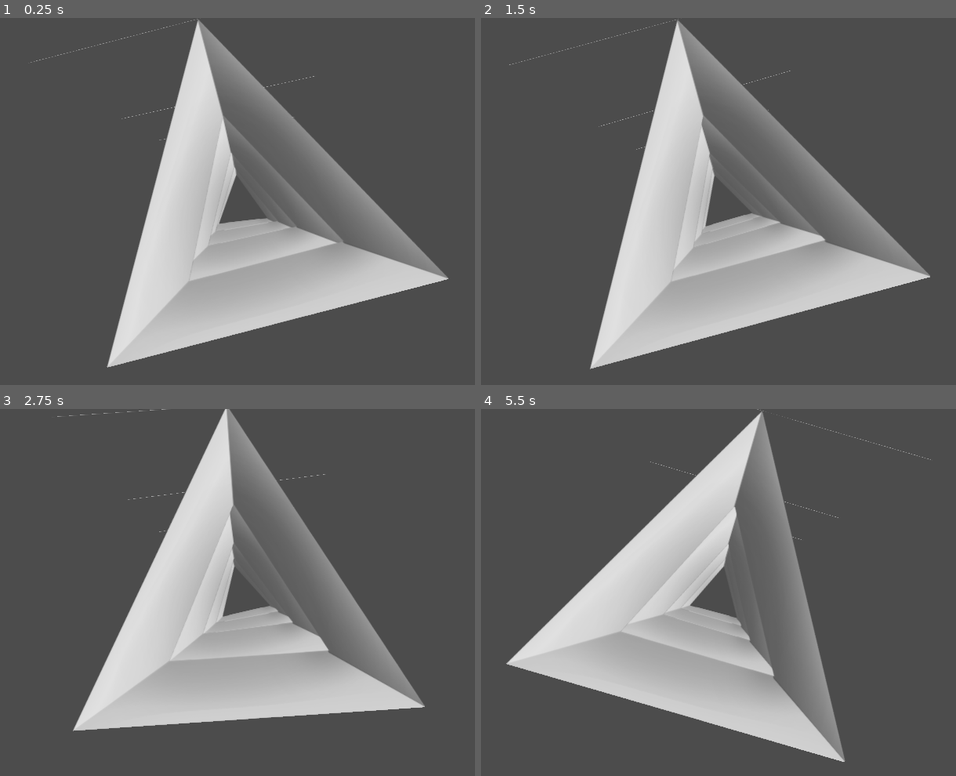
Above: before the commit, frames 1-4 (two rows, left to right).
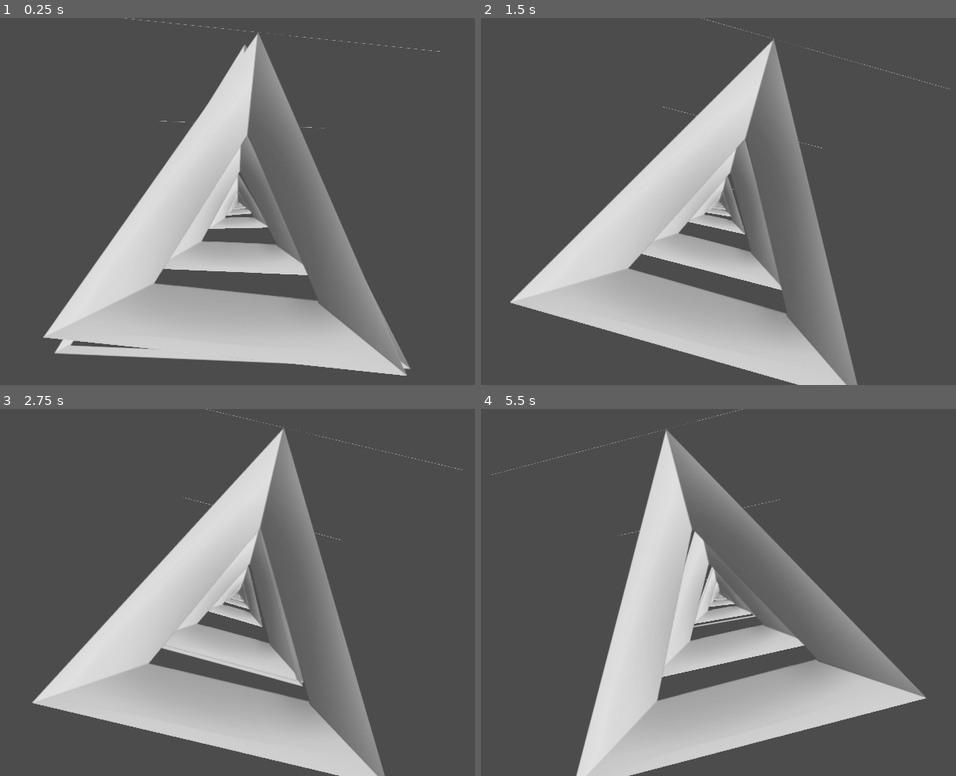
Above: after the commit, the same moments.

Repository: DavidZwitser/GMTK-Jam-2020
Game: Godot game, scene res://Scenes/Main.tscn
Same seed, same stepped clock (60 frames per second), same inputs: the game is played once before the commit and once after it.
Inputs (mouse positions are in pixels of both pictures, inside the frame that each line leads up to):
- Up to frame 1 (0.25 s): no input
- Up to frame 2 (1.5 s): move the mouse to (856, 183) at 0.52 s; hold Space (beatClick) 0.53-1.25 s; click (856, 183) at 0.67 s; drag from (595, 219) to (690, 274) at 1.27 s
- Up to frame 3 (2.75 s): move the mouse to (299, 511) at 2.02 s; hold Space (beatClick) from 2.03 s (still down); click (299, 511) at 2.17 s
- Up to frame 4 (5.5 s): release Space (beatClick) at 2.75 s; drag from (690, 665) to (533, 537) at 2.77 s; move the mouse to (908, 647) at 3.52 s; hold Space (beatClick) 3.53-4.25 s; click (908, 647) at 3.67 s; drag from (533, 537) to (623, 500) at 4.27 s; move the mouse to (751, 592) at 5.02 s; hold Space (beatClick) from 5.03 s (still down); click (751, 592) at 5.17 s

The runs differ from the first frame. In frame 1, 27% of the frame differs, in the area x 6-95%, y 0-98%; in frame 2, 30%, in the area x 5-99%, y 0-100%; in frame 3, 25%; in frame 4, 30%.

Commit message:
Added score

Diff:
--- a/Objects/BeatOutline.tscn
+++ b/Objects/BeatOutline.tscn
@@ -10,5 +10,9 @@
 "speed": 5.0
 } ]
 
-[node name="BeatOutline" type="AnimatedSprite3D"]
+[node name="Outline" type="Spatial"]
+
+[node name="AnimatedSprite3D" type="AnimatedSprite3D" parent="."]
+transform = Transform( 1, 0, 0, 0, 1, 0, 0, 0, 1, 0, 1.95633, 0 )
+layers = 2
 frames = SubResource( 1 )
--- a/Objects/Triangle.tscn
+++ b/Objects/Triangle.tscn
@@ -1,7 +1,6 @@
-[gd_scene load_steps=4 format=2]
+[gd_scene load_steps=3 format=2]
 
 [ext_resource path="res://Images/driehoek_test.png" type="Texture" id=1]
-[ext_resource path="res://Scripts/TriangleBehaviour.gd" type="Script" id=2]
 
 [sub_resource type="SpriteFrames" id=1]
 animations = [ {
@@ -11,7 +10,9 @@
 "speed": 5.0
 } ]
 
-[node name="Triangle" type="AnimatedSprite3D"]
-transform = Transform( 1, 0, 0, 0, 1, 0, 0, 0, 1, 0, 1.82387, 0 )
+[node name="Spatial" type="Spatial"]
+
+[node name="AnimatedSprite3D" type="AnimatedSprite3D" parent="."]
+transform = Transform( 1, 0, 0, 0, 1, 0, 0, 0, 1, 0, 2.40842, 0 )
+layers = 4
 frames = SubResource( 1 )
-script = ExtResource( 2 )
--- a/Scenes/Main.tscn
+++ b/Scenes/Main.tscn
@@ -1,16 +1,36 @@
-[gd_scene load_steps=3 format=2]
+[gd_scene load_steps=6 format=2]
 
 [ext_resource path="res://Objects/Triangle.tscn" type="PackedScene" id=1]
 [ext_resource path="res://Scripts/World.gd" type="Script" id=2]
+[ext_resource path="res://Objects/BeatOutline.tscn" type="PackedScene" id=3]
+[ext_resource path="res://Scripts/BeatOutline.gd" type="Script" id=4]
+[ext_resource path="res://Objects/ClickHandeler.tscn" type="PackedScene" id=5]
 
 [node name="Main" type="Spatial"]
 
 [node name="Wereld" type="Spatial" parent="."]
+transform = Transform( 1, 0, 0, 0, 1, 0, 0, 0, 1, -0.0360794, 0.0946531, -0.0161333 )
 script = ExtResource( 2 )
+amountOfTriangels = 15
 Triangle = ExtResource( 1 )
+depthScale = 3
 rotationSpeed = 0.734
 rotationOffset = 0.222
 rotationAmplitude = 0.289
 
+[node name="Spatial" parent="Wereld" instance=ExtResource( 1 )]
+transform = Transform( 1, 0, 0, 0, 1, 0, 0, 0, 1, -0.809456, 0.257507, 15.8315 )
+visible = false
+
+[node name="BeatOutline" parent="Wereld" instance=ExtResource( 3 )]
+transform = Transform( 1, 0, 0, 0, 1, 0, 0, 0, 1, 0.0142746, -0.038249, -3.35763 )
+script = ExtResource( 4 )
+
 [node name="Camera" type="Camera" parent="."]
-transform = Transform( 1, 0, 0, 0, 1, 0, 0, 0, 1, 0, 0, 15.6801 )
+transform = Transform( 1, 0, 0, 0, 1, 0, 0, 0, 1, 0, 2.08705, 7.44705 )
+fov = 109.688
+size = 80.2462
+far = 8192.0
+
+[node name="ClickHandeler" parent="." instance=ExtResource( 5 )]
+[connection signal="beatReleaseSignal" from="ClickHandeler" to="Wereld" method="_on_ClickHandeler_beatReleaseSignal"]
--- a/Scripts/BeatOutline.gd
+++ b/Scripts/BeatOutline.gd
@@ -1,27 +1,26 @@
-extends AnimatedSprite3D
+extends Spatial
 
 
 export var speed: float = .5
-export var maxScale: float = 1
+var currentSpeed: float
+export var maxZ: float = -500
 
-var cScale: float = 1
 # Called when the node enters the scene tree for the first time.
 func _ready():
 	resetScale()
 
 func resetScale():
-	cScale = maxScale
-	updateScale()
+	currentSpeed = speed
+	translation.z = 0
 	pass
 
 
-func updateScale():
-	scale = Vector3(cScale, cScale, cScale)
+func _process(delta):
+	currentSpeed += delta * 2
 
+	translation.z -= currentSpeed * delta
 
-func _process(delta):
-	cScale -= speed * delta
-	if (cScale <= 0):
+	rotation.z = get_parent().getRotationFromZ(translation.z)
+
+	if translation.z < maxZ:
 		resetScale()
-
-	updateScale()
--- a/Scripts/ClickHandeler.gd
+++ b/Scripts/ClickHandeler.gd
@@ -22,14 +22,12 @@
 func holdClick():
 	if (clicked):
 		return
-	print("pressed...")
 	emit_signal("beatPressedSignal")
 	clicked = true
 
 func releaseClick():
 	if (!clicked):
 		return
-	print("released... ")
 	emit_signal("beatReleaseSignal", power / clickTime)
 	power = 0
 	clicked = false
--- a/Scripts/World.gd
+++ b/Scripts/World.gd
@@ -12,15 +12,8 @@
 var triangles = []
 
 func _ready() -> void:
-
 	for i in range(amountOfTriangels):
-		var triangle: AnimatedSprite3D = Triangle.instance()
-
-		var z: float = -i * depthScale
-		triangle.translation.z = z
-
-		triangles.append(triangle)
-		add_child(triangle)
+		addTriangle()
 
 func _process(delta: float) -> void:
 	time += delta
@@ -31,3 +24,49 @@
 		triangle.rotation.z = sin(time * rotationSpeed + index * rotationOffset) * rotationAmplitude
 
 		index -= 1
+
+	_on_ClickHandeler_beatReleaseSignal(0)
+
+func addTriangle():
+	var triangle: Spatial = Triangle.instance()
+
+	var z: float = -len(triangles) * depthScale
+	triangle.translation.z = -z * z
+
+
+	triangles.append(triangle)
+	add_child(triangle)
+
+func getRotationFromZ(z: float) -> float:
+
+	var closestTriangle: Spatial = triangles[0]
+
+	for triangle in triangles:
+		if triangle.translation.z < z:
+			return triangle.rotation.z
+
+	return .0
+
+
+func removeTriangle():
+	var triangleToRemove: Spatial = triangles[len(triangles)-1]
+
+	triangles.pop_back()
+
+	remove_child(triangleToRemove)
+
+func _on_ClickHandeler_beatReleaseSignal(value) -> void:
+	var beatOutlineZ = get_node("BeatOutline").translation.z
+
+	var distance: int = 999999999999999999999
+	var closestIndex: int = 1
+
+	for i in range(len(triangles)):
+
+		if abs(triangles[i].translation.z - beatOutlineZ) < distance:
+			closestIndex = i
+			distance = abs(triangles[i].translation .z - beatOutlineZ)
+
+	var score = distance / max(closestIndex, 1)
+
+	print(score)
